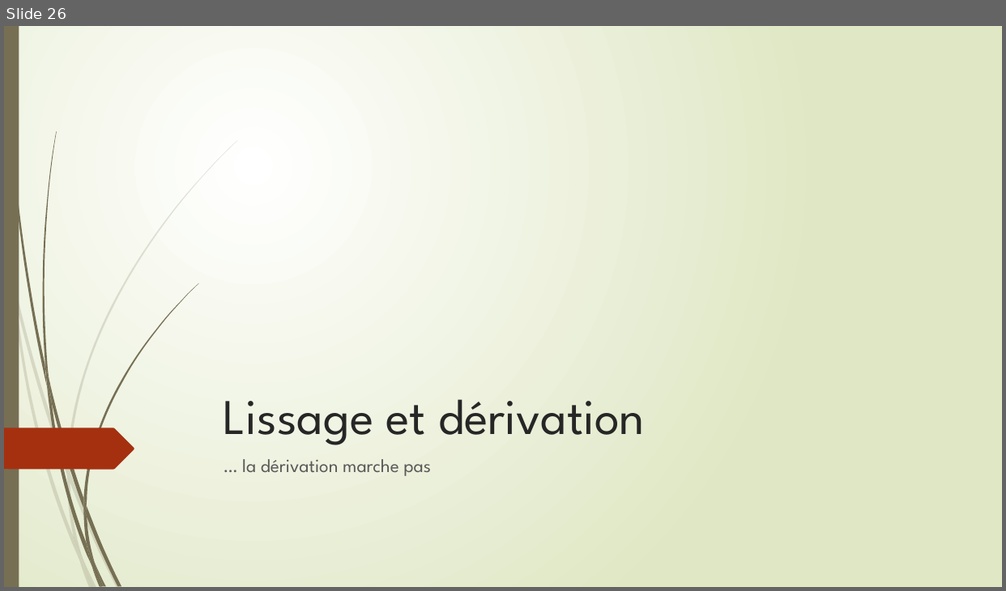
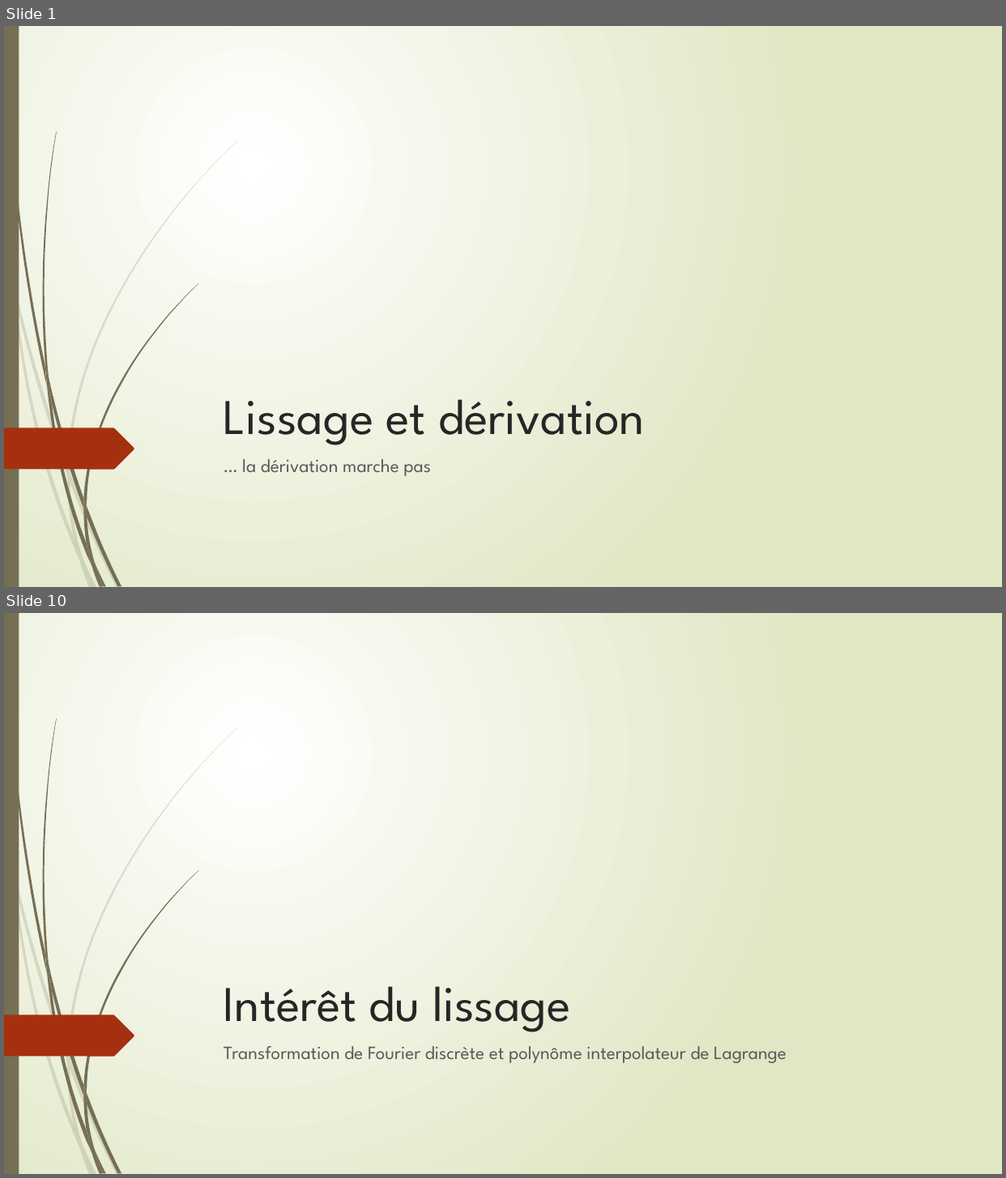
Before and after one commit to Poroing/CrowdDeplacementOptimisation, a slide deck: Présentation/thibaylt.pptm. Shown one above the other, each under a label of ours: slide 26 before the commit, slides 1 and 10 after it; the slides between them are not shown. The pictures are 1006x591 and 1006x1178 pixels, drawn with LibreOffice and Linux fonts; fonts in the diff are those of the drawing. Boxes give left, top, right and bottom in pixels: in the first picture for what was removed or moved away, otherwise in the second. Text is boxed around its words. In the diff, an @@ line names an element or a change of style, - is before the commit and + after.

```diff
--- a/Présentation/thibaylt.pptm
+++ b/Présentation/thibaylt.pptm
@@ slide 10 added at (4,613,1002,1174), background gradient #FFFFFF to #DFE8C4; not listed: 24 template elements that a slide beside it also shows @@
@@ title added at (224,986,570,1033), 48 pt, text #262626 @@
+Intérêt du lissage
@@ text added at (224,1046,786,1063), 18 pt, text #595959 @@
+Transformation de Fourier discrète et polynôme interpolateur de Lagrange
@@ what was slide 26 is now slide 1 @@
```
Also in this commit, not shown: 13 other slides added, 32 slides removed, 1 other file.
